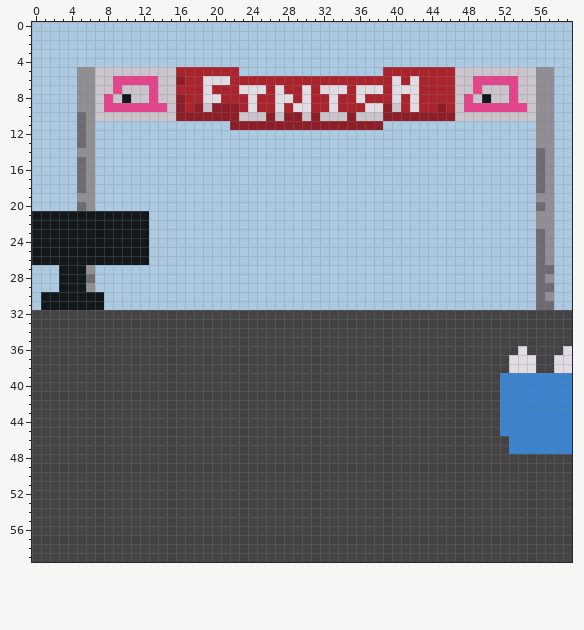
Pixel-art sprite -- demo/sarah/resources/images/race.png. Above is the file before it was changed.
The file is 60x60 pixels. Colours within 5 levels of each other are drawn and written as one.
The result:
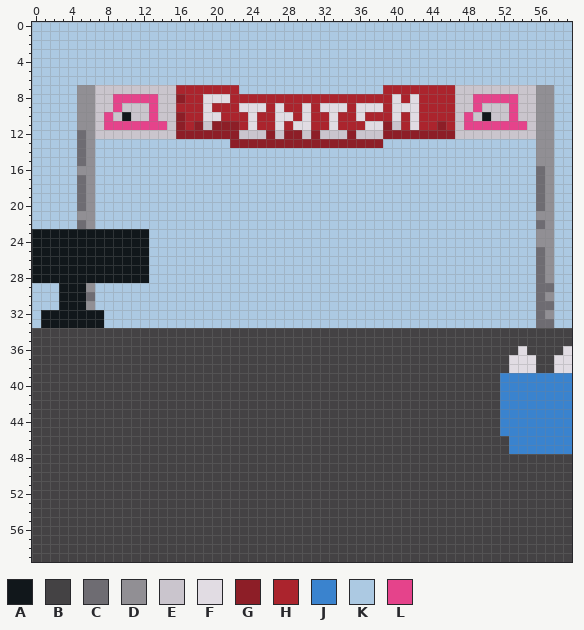
Palette (. is transparent): A #11171b  B #444244  C #6e6c72  D #918f94  E #cac5cd  F #e1dce3  G #8d1e27  H #ab242d  J #3a83ce  K #acc9e2  L #e5438b
Diff:
y 5: x 5..22 DDEEEEEEEEEHHHHHHH -> KKKKKKKKKKKKKKKKKK; x 39..57 HHHHHHHHEEEEEEEEEDD -> KKKKKKKKKKKKKKKKKKK
y 6: x 5..57 DDEELLLLLEEGHHFFFHHHHHHHHHHHHHHHHHHFHFHHHHEELLLLLEEDD -> KKKKKKKKKKKKKKKKKKKKKKKKKKKKKKKKKKKKKKKKKKKKKKKKKKKKK
y 7: x 9 L -> E; x 13 L -> E; x 19 F -> H; x 23..38 FFFHFHHFHFFFHFFF -> KKKKKKKKKKKKKKKK; x 40..42 FFF -> HHH; x 49 L -> E; x 53 L -> E
y 8: x 8..12 LEAEE -> ELLLL; x 21 H -> F; x 24 F -> H; x 27..28 FF -> HH; x 30 F -> H; x 33 F -> H; x 36 F -> H; x 48..52 LEAEE -> ELLLL
y 9: x 8 L -> E; x 10..12 LLL -> EEE; x 14 L -> E; x 16 G -> H; x 18..23 GEGGGH -> HFHHHF; x 25 H -> F; x 29 F -> H; x 32 H -> F; x 34 H -> F; x 36 H -> F; x 39..41 GEH -> HFF; x 45 G -> H; x 48 L -> E; x 50..52 LLL -> EEE; x 54 L -> E
y 10: x 5 C -> D; x 8 E -> L; x 10 E -> A; x 13 E -> L; x 17..46 GGGGGGEEEGEGGEGEEEGEEEGGGGGGGG -> HHFFHHHFHHFFHFHHFHHFHHHFHFHHHH; x 48 E -> L; x 50 E -> A; x 53 E -> L
y 11: x 5 C -> D; x 7..21 KKKKKKKKKKKKKKK -> ELLLLLLLEGHGEGG; x 23..55 GGGGGGGGGGGGGGGGKKKKKKKKKKKKKKKKK -> HFHHFHFFHHFHHHFFGEHFHHGHELLLLLLLE
y 12: x 7..55 KKKKKKKKKKKKKKKKKKKKKKKKKKKKKKKKKKKKKKKKKKKKKKKKK -> EEEEEEEEEGGGGGGGEEEGEGGEGEEEGEEEGGGGGGGGEEEEEEEEE
y 13: x 22..38 KKKKKKKKKKKKKKKKK -> GGGGGGGGGGGGGGGGG
y 14: x 5 D -> C; x 56 C -> D
y 15: x 56 C -> D
y 16: x 5 C -> D
y 19: x 5 D -> C; x 56 D -> C
y 21: x 0..12 AAAAAAAAAAAAA -> KKKKKDDKKKKKK
y 22: x 0..12 AAAAAAAAAAAAA -> KKKKKCDKKKKKK; x 56 D -> C
y 23..24: x 56 C -> D
y 27: x 0..2 KKK -> AAA; x 6..12 DKKKKKK -> AAAAAAA; x 57 C -> D
y 28: x 0..2 KKK -> AAA; x 6..12 CKKKKKK -> AAAAAAA
y 30: x 1..2 AA -> KK; x 6..7 AA -> CK
y 31: x 1..2 AA -> KK; x 6..7 AA -> DK
y 32: x 0..59 BBBBBBBBBBBBBBBBBBBBBBBBBBBBBBBBBBBBBBBBBBBBBBBBBBBBBBBBBBBB -> KAAAAAAAKKKKKKKKKKKKKKKKKKKKKKKKKKKKKKKKKKKKKKKKKKKKKKKKCDKK
y 33: x 0..59 BBBBBBBBBBBBBBBBBBBBBBBBBBBBBBBBBBBBBBBBBBBBBBBBBBBBBBBBBBBB -> KAAAAAAAKKKKKKKKKKKKKKKKKKKKKKKKKKKKKKKKKKKKKKKKKKKKKKKKCCKK
